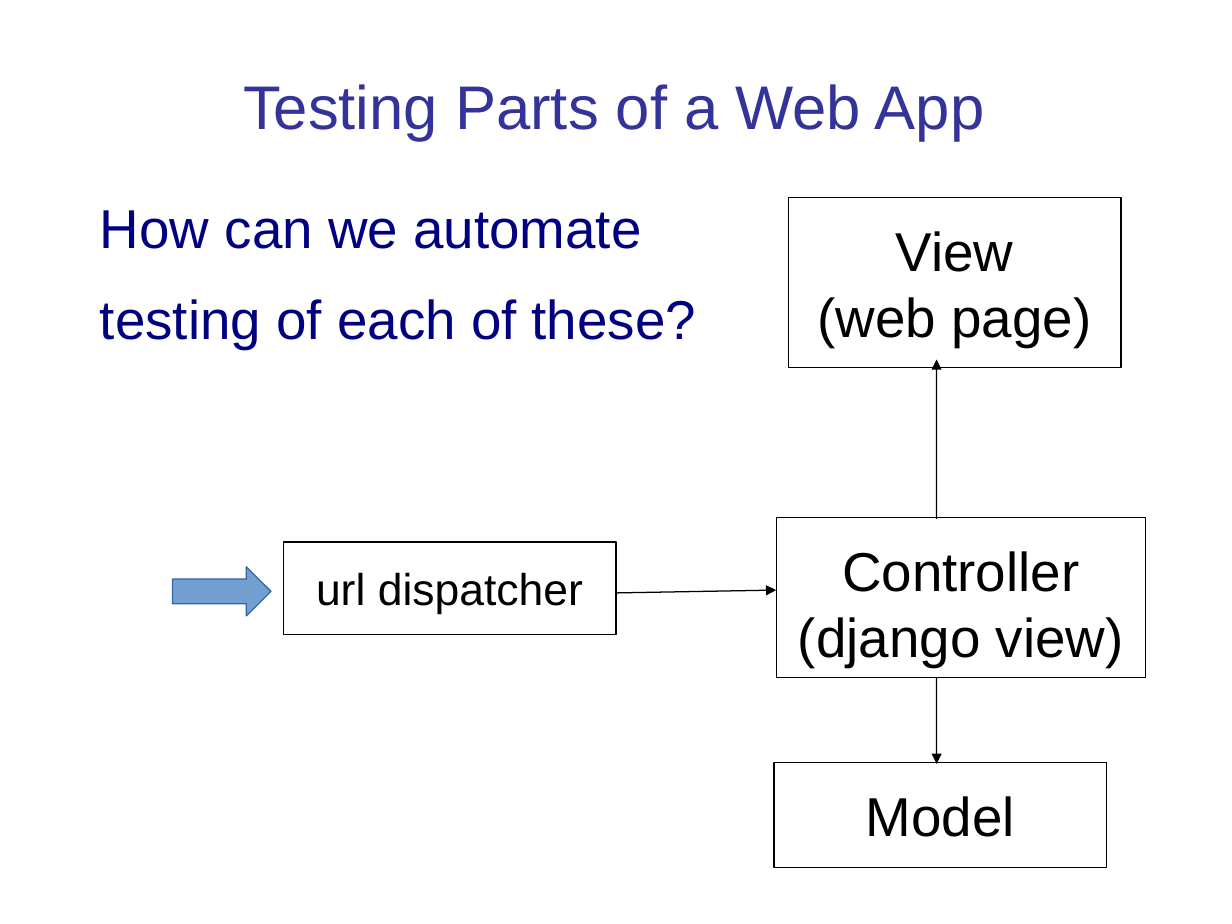
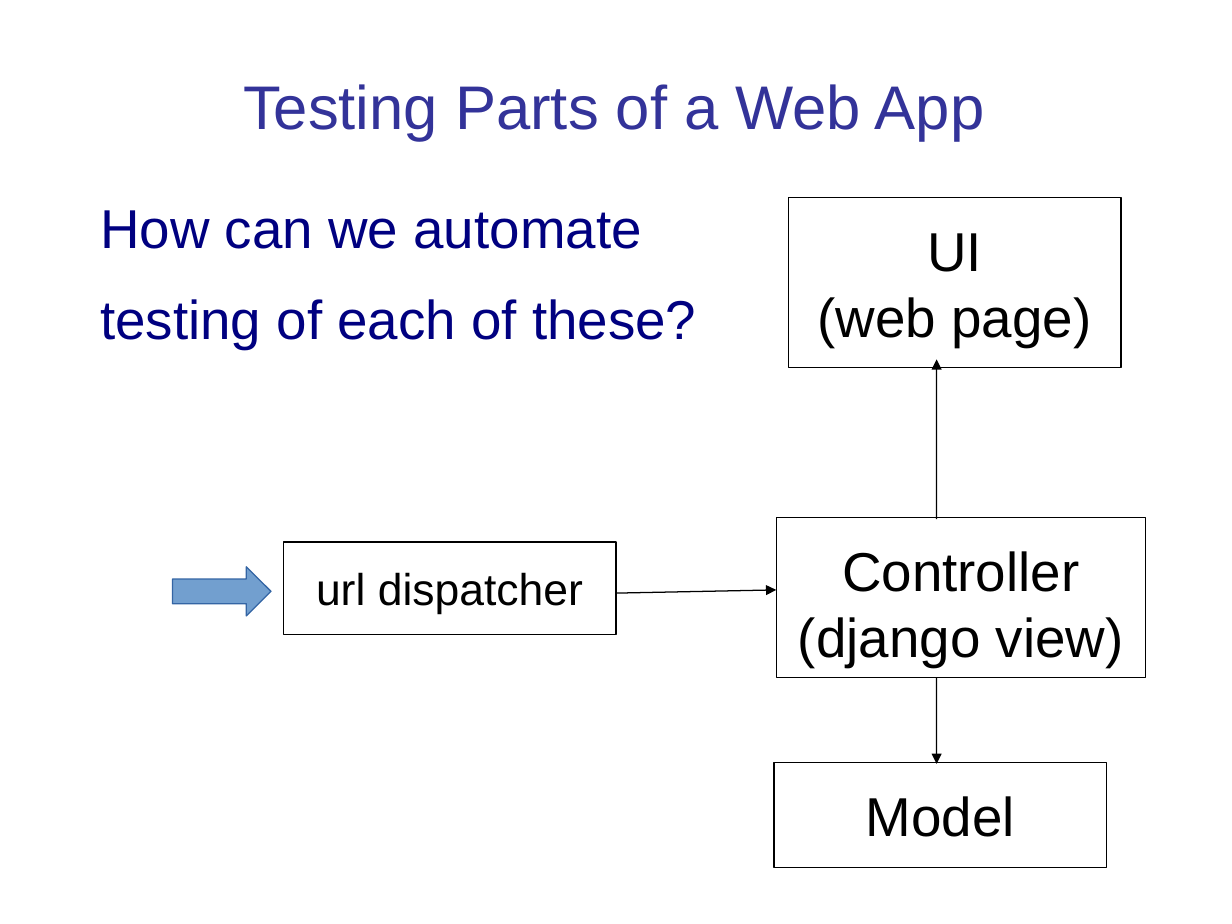
Before and after one commit to cpske/ISP, a slide deck: slide 3 of testing/WebTesting.ppt. Drawn at 1232x924 pixels with LibreOffice and Linux fonts; fonts in the diff are those of the drawing. Boxes give left, top, right and bottom in pixels: in the first picture for what was removed or moved away, otherwise in the second. Text is boxed around its words. In the diff, an @@ line names an element or a change of style, - is before the commit and + after.

```diff
--- a/testing/WebTesting.ppt
+++ b/testing/WebTesting.ppt
@@ text in rectangle at (818,233,1091,346): text changed @@
-View
-(web page)
+UI
+(web page)
```
Also in this commit, not shown: 7 other slides changed, 5 other files.
